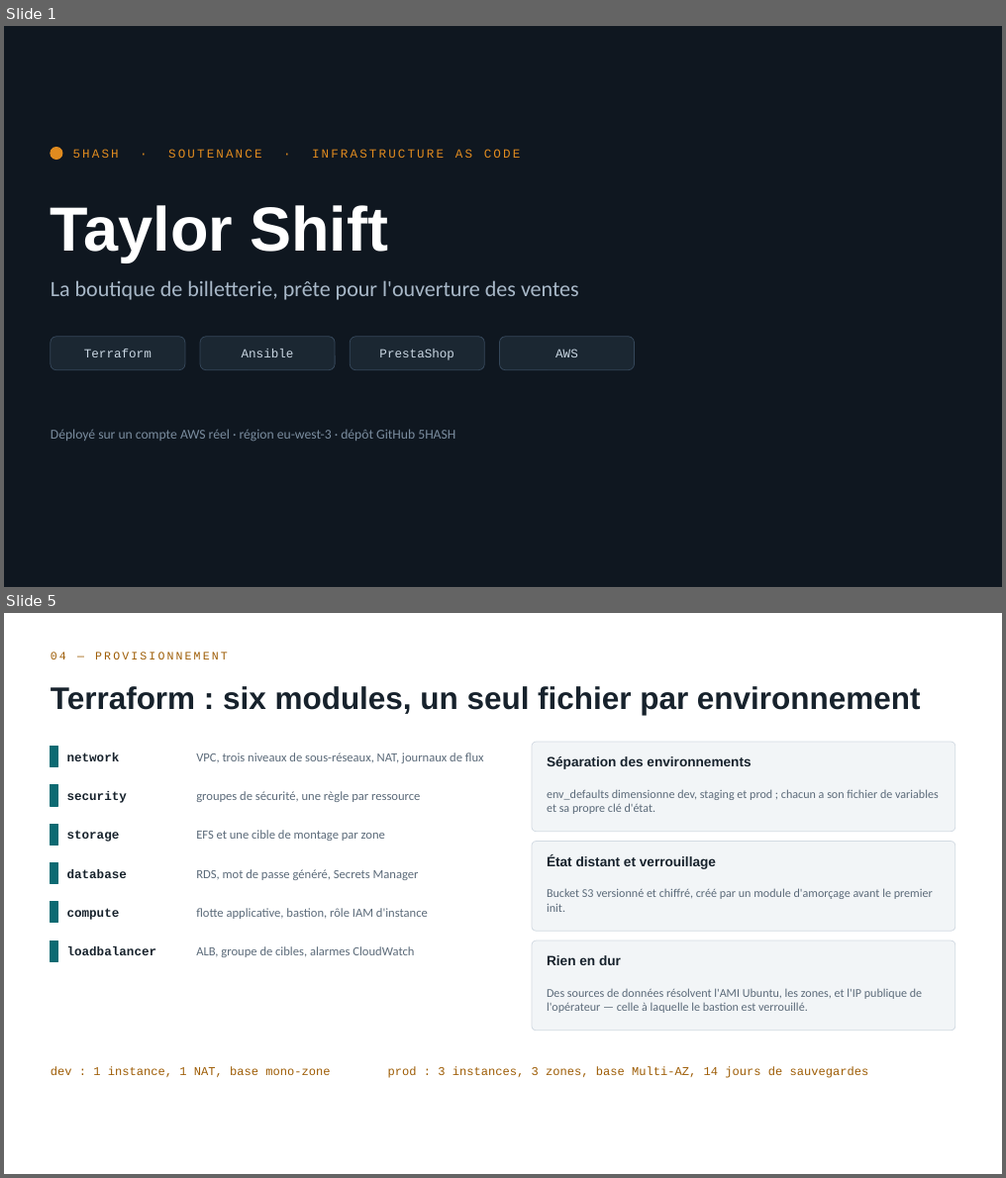
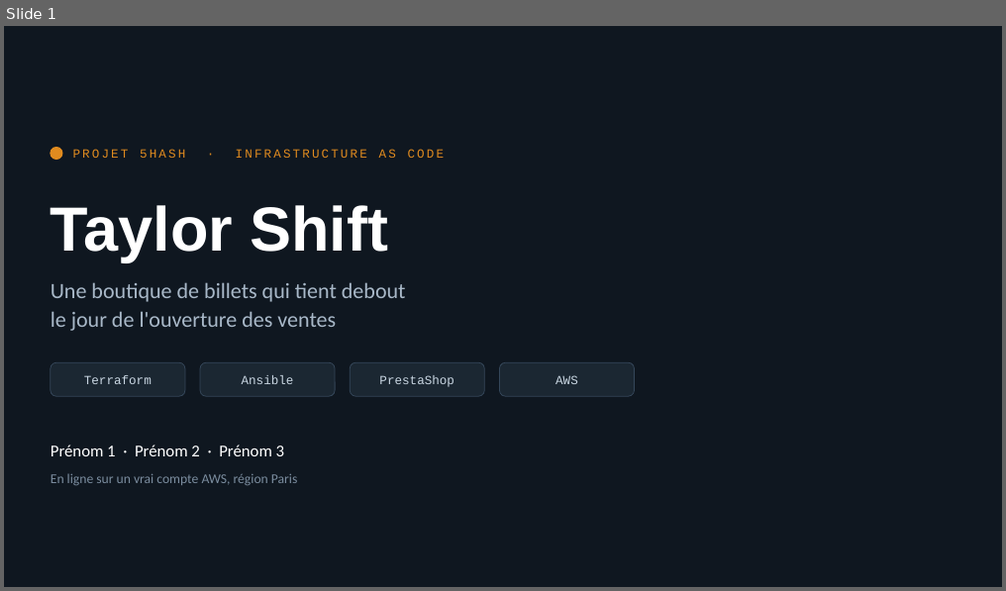
Before and after one commit to rayenebnt/5HASH, a slide deck: docs/soutenance-5hash.pptx. Shown one above the other, each under a label of ours: slides 1 and 5 before the commit, slide 1 after it; the slides between them are not shown. The pictures are 1006x1178 and 1006x591 pixels, drawn with LibreOffice and Linux fonts; fonts in the diff are those of the drawing. Boxes give left, top, right and bottom in pixels: in the first picture for what was removed or moved away, otherwise in the second. Text is boxed around its words. In the diff, an @@ line names an element or a change of style, - is before the commit and + after.

```diff
--- a/docs/soutenance-5hash.pptx
+++ b/docs/soutenance-5hash.pptx
@@ slide 5 removed at <box>4,613,1002,1174</box>, background #FFFFFF @@
@@ text removed at <box>51,652,228,660</box> @@
-04 — PROVISIONNEMENT
@@ text removed at <box>51,686,921,715</box> @@
-Terraform : six modules, un seul fichier par environnement
@@ rectangle removed at <box>51,747,57,767</box> @@
@@ text removed at <box>67,753,120,761</box> @@
-network
@@ text removed at <box>196,753,484,763</box> @@
-VPC, trois niveaux de sous-réseaux, NAT, journaux de flux
@@ rounded rectangle removed at <box>532,742,955,832</box> @@
@@ text removed at <box>547,757,750,769</box> @@
-Séparation des environnements
@@ rectangle removed at <box>51,785,57,806</box> @@
@@ text removed at <box>547,789,939,814</box> @@
-env_defaults dimensionne dev, staging et prod ; chacun a son fichier de variables et sa propre clé d'état.
@@ text removed at <box>67,791,127,803</box> @@
-security
@@ text removed at <box>196,791,420,802</box> @@
-groupes de sécurité, une règle par ressource
@@ rectangle removed at <box>51,824,57,845</box> @@
@@ text removed at <box>67,830,120,842</box> @@
-storage
@@ text removed at <box>196,830,385,841</box> @@
-EFS et une cible de montage par zone
@@ rounded rectangle removed at <box>532,842,955,931</box> @@
@@ rectangle removed at <box>51,863,57,884</box> @@
@@ text removed at <box>67,869,127,878</box> @@
-database
@@ text removed at <box>196,869,419,880</box> @@
-RDS, mot de passe généré, Secrets Manager
@@ text removed at <box>547,856,716,869</box> @@
-État distant et verrouillage
@@ rectangle removed at <box>51,902,57,923</box> @@
@@ text removed at <box>67,908,120,920</box> @@
-compute
@@ text removed at <box>196,908,428,919</box> @@
-flotte applicative, bastion, rôle IAM d'instance
@@ text removed at <box>547,888,933,912</box> @@
-Bucket S3 versionné et chiffré, créé par un module d'amorçage avant le premier init.
@@ rectangle removed at <box>51,941,57,961</box> @@
@@ text removed at <box>67,947,157,956</box> @@
-loadbalancer
@@ text removed at <box>196,947,414,958</box> @@
-ALB, groupe de cibles, alarmes CloudWatch
@@ rounded rectangle removed at <box>532,941,955,1031</box> @@
@@ text removed at <box>547,956,621,965</box> @@
-Rien en dur
@@ text removed at <box>547,988,922,1013</box> @@
-Des sources de données résolvent l'AMI Ubuntu, les zones, et l'IP publique de l'opérateur — celle à laquelle le bastion est verrouillé.
@@ text removed at <box>51,1067,869,1078</box> @@
-dev : 1 instance, 1 NAT, base mono-zone prod : 3 instances, 3 zones, base Multi-AZ, 14 jours de sauvegardes
@@ slide 1 changed as well @@
@@ text at <box>73,149,445,158</box>: text changed @@
-5HASH · SOUTENANCE · INFRASTRUCTURE AS CODE
+PROJET 5HASH · INFRASTRUCTURE AS CODE
@@ text at <box>51,282,406,331</box>: text changed @@
-La boutique de billetterie, prête pour l'ouverture des ventes
+Une boutique de billets qui tient debout
+le jour de l'ouverture des ventes
@@ 4 texts, 4 rounded rectangles: place and size @@
-4 texts, 4 rounded rectangles at <box>51,337,635,371</box>
+4 texts, 4 rounded rectangles at <box>51,363,635,396</box>
@@ text at <box>51,445,284,457</box>: text changed; size 13 to 16 pt; text colour #7A8C9E to #FFFFFF @@
-Déployé sur un compte AWS réel · région eu-west-3 · dépôt GitHub 5HASH
+Prénom 1 · Prénom 2 · Prénom 3
@@ text added at <box>51,473,298,485</box>, 13 pt, text #7A8C9E @@
+En ligne sur un vrai compte AWS, région Paris
```
Also in this commit, not shown: 6 other slides changed, 5 slides added, 4 other slides removed, 2 other files.
